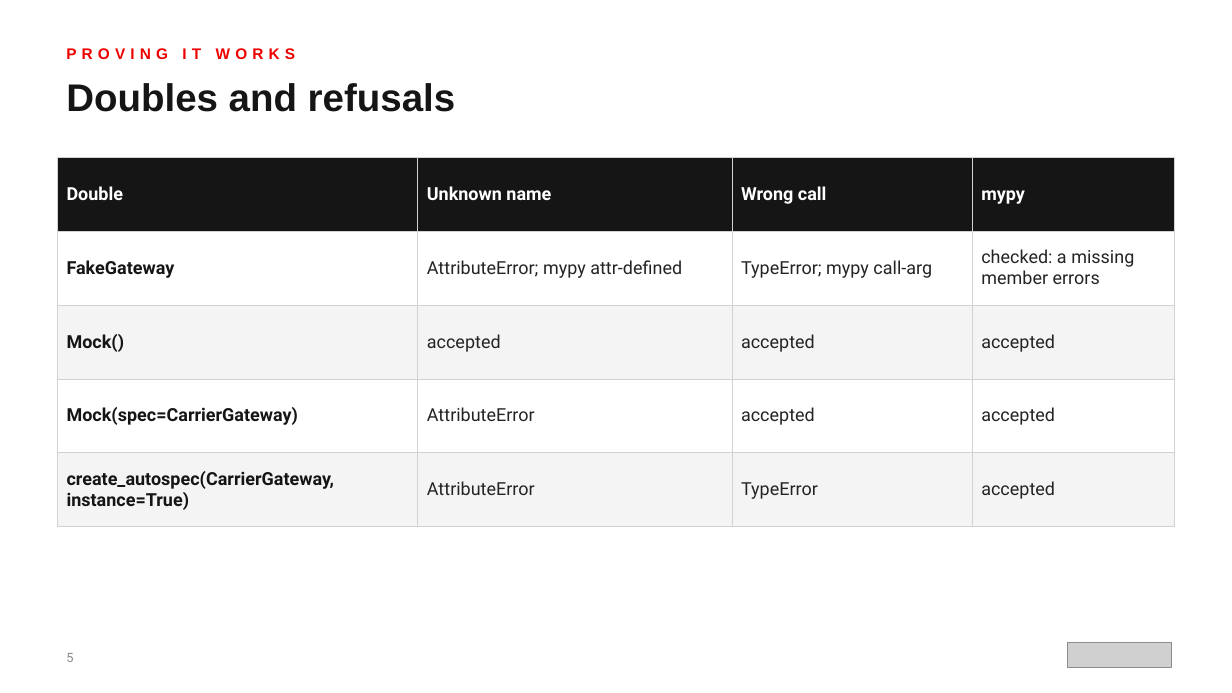
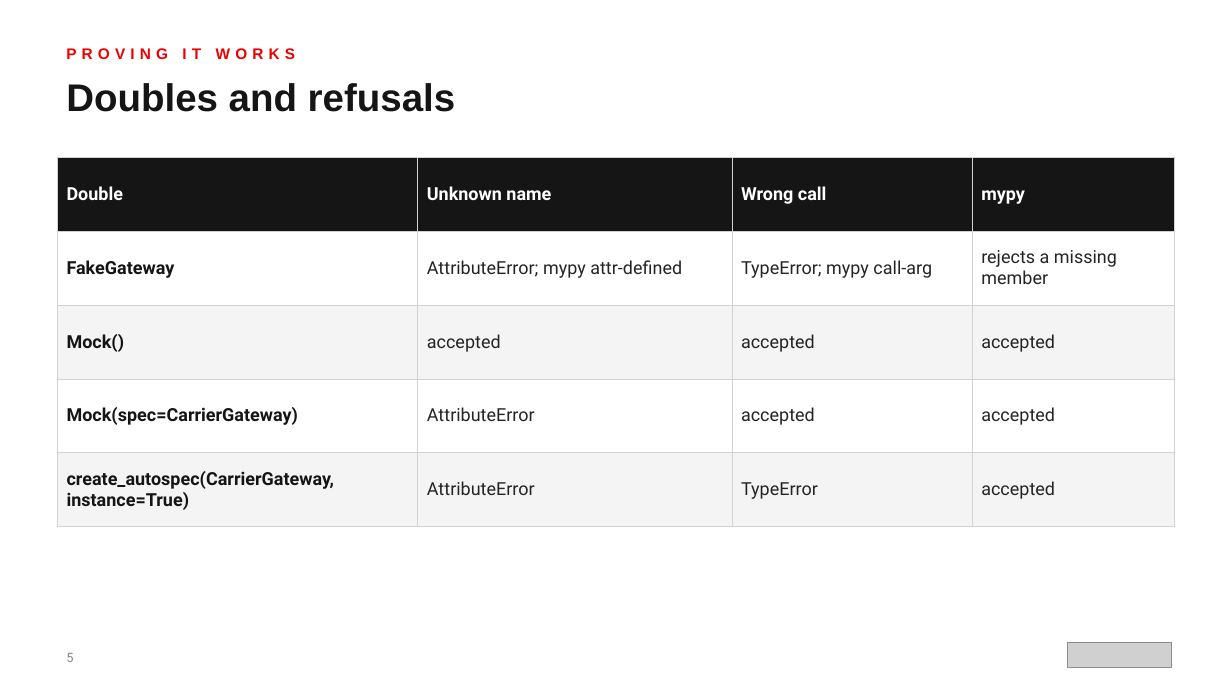
Before and after one commit to patterncatalyst/design-patterns-with-python, a slide deck: slide 5 of presentation/design-patterns-with-python-301-testing-legacy-and-ai.pptx. Drawn at 1232x693 pixels with LibreOffice and Linux fonts; fonts in the diff are those of the drawing; grey boxes stand for pictures. Boxes give left, top, right and bottom in pixels: in the first picture for what was removed or moved away, otherwise in the second. Text is boxed around its words. In the diff, an @@ line names an element or a change of style, - is before the commit and + after.

```diff
--- a/presentation/design-patterns-with-python-301-testing-legacy-and-ai.pptx
+++ b/presentation/design-patterns-with-python-301-testing-legacy-and-ai.pptx
@@ table at [57, 157, 1175, 514] @@
-row 2, column 4: checked: a missing member errors
+row 2, column 4: rejects a missing member
```
Also in this commit, not shown: 7 other slides changed, 17 other files.
